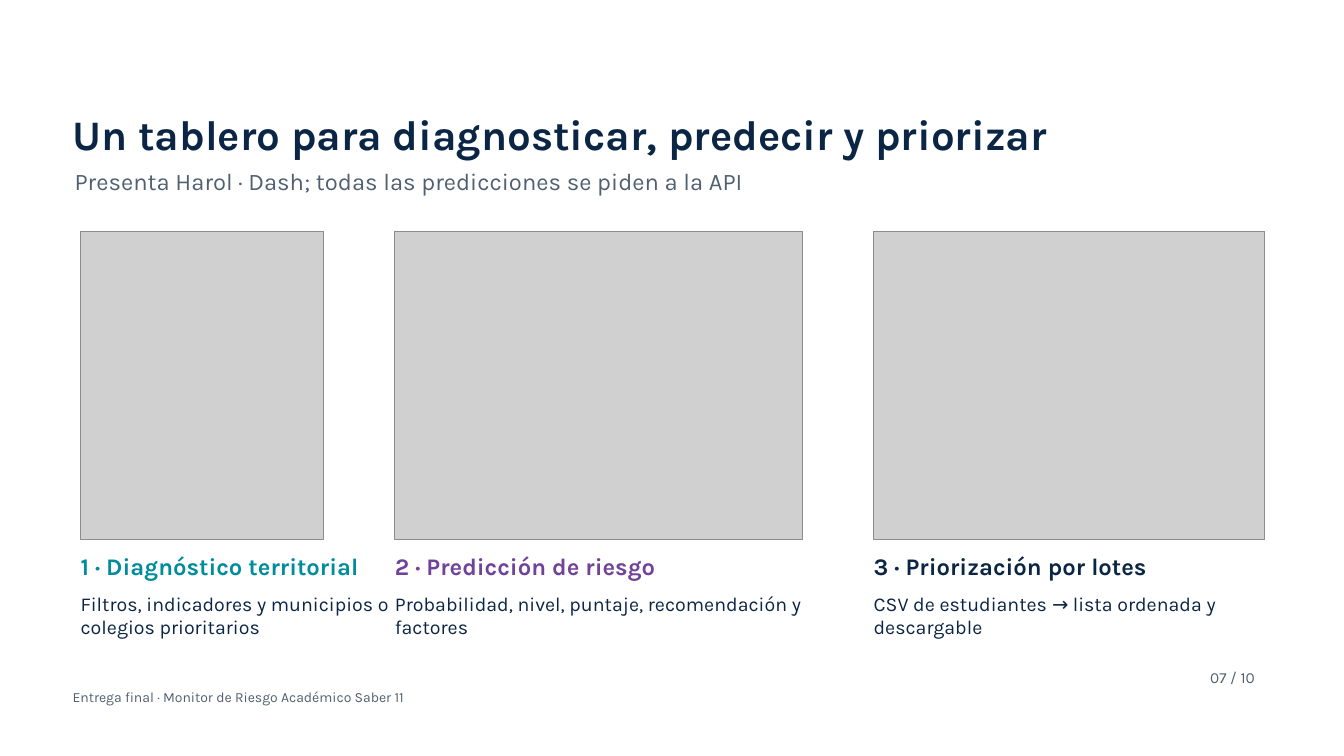
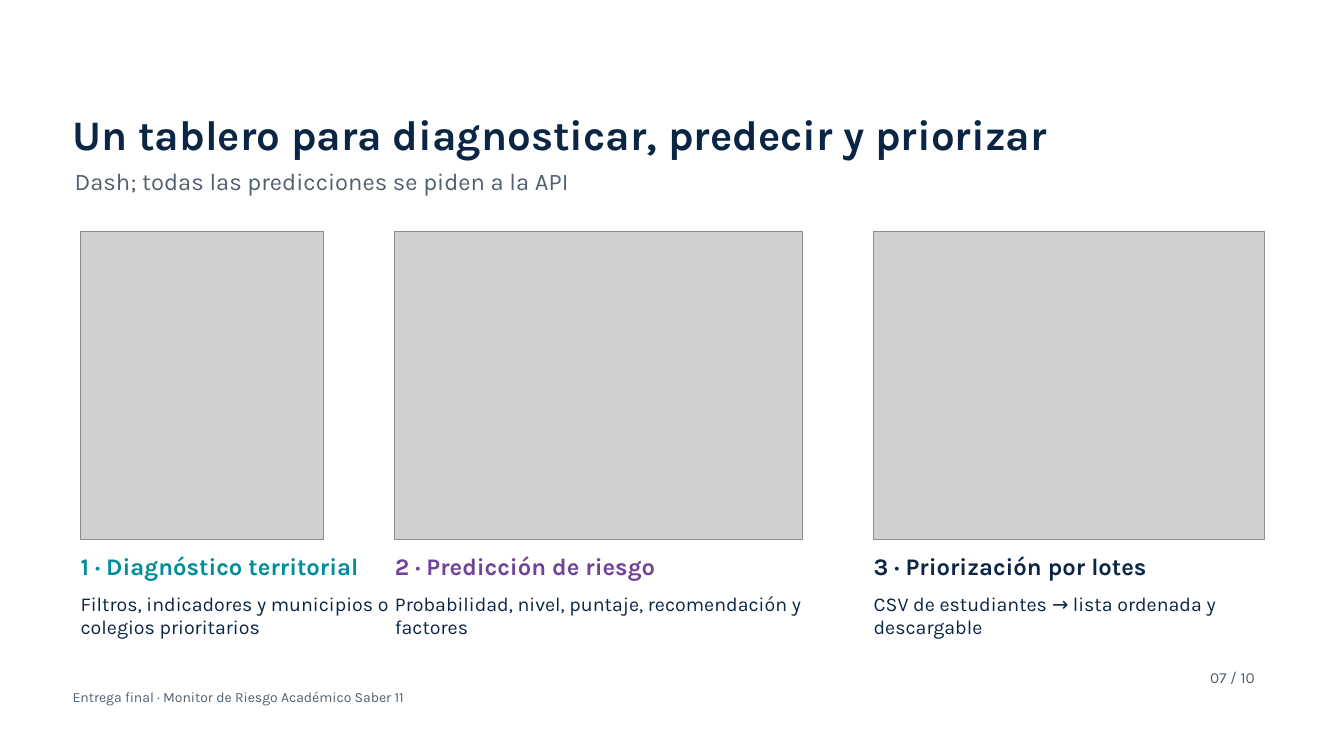
Before and after one commit to mateor0408-sys/proyecto-saber11-dsa, a slide deck: slide 7 of docs/video/presentacion_video.pptx. Drawn at 1344x756 pixels with LibreOffice and Linux fonts; fonts in the diff are those of the drawing; grey boxes stand for pictures; background and template pictures are left out. Boxes give left, top, right and bottom in pixels: in the first picture for what was removed or moved away, otherwise in the second. Text is boxed around its words. In the diff, an @@ line names an element or a change of style, - is before the commit and + after.

Commit message:
Presentación del video sin rótulos de presentador

```diff
--- a/docs/video/presentacion_video.pptx
+++ b/docs/video/presentacion_video.pptx
@@ text at (75, 173, 569, 196): text changed @@
-Presenta Harol · Dash; todas las predicciones se piden a la API
+Dash; todas las predicciones se piden a la API
```
Also in this commit, not shown: 8 other slides changed, 2 other files.
